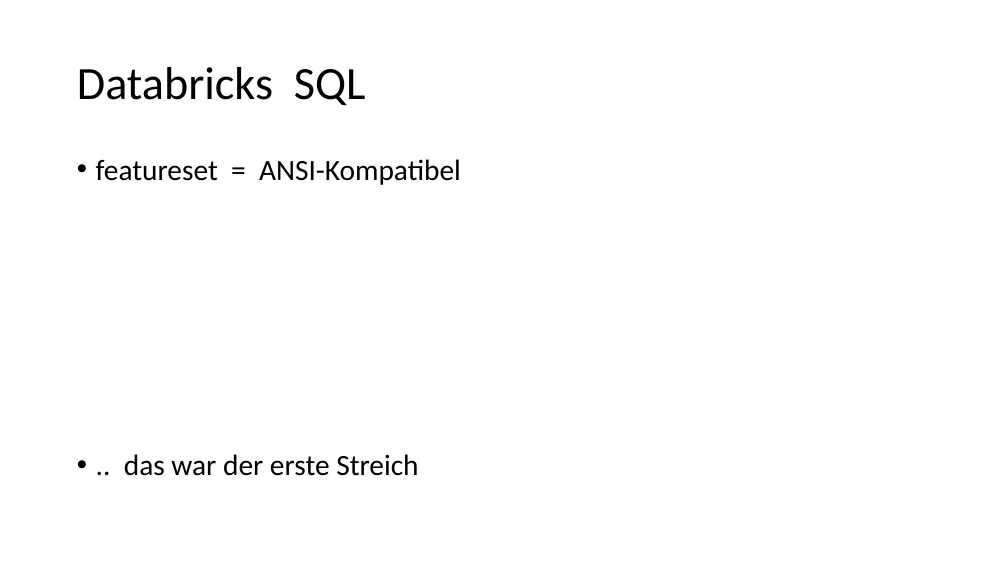
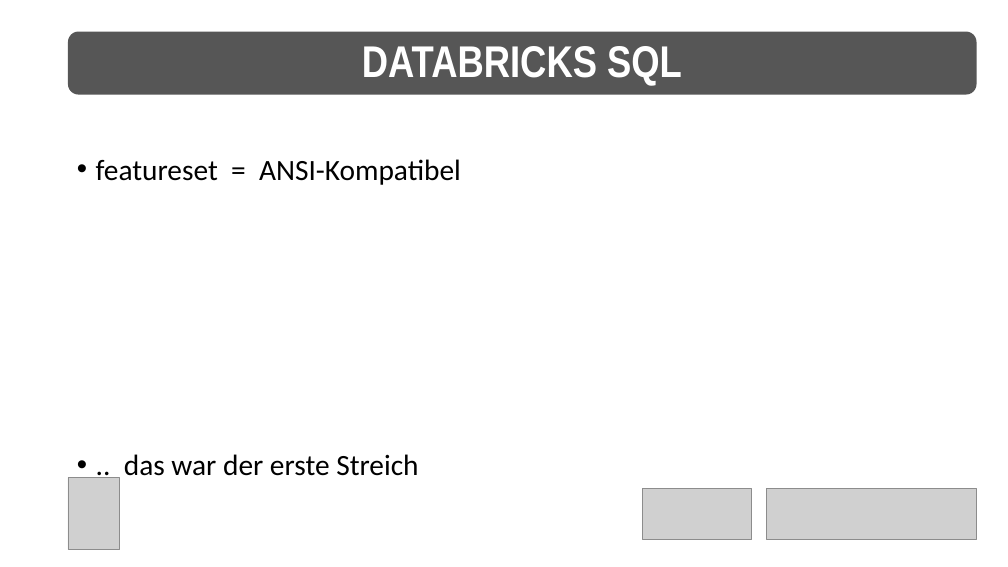
Before and after one commit to net-CDE/presentations, a slide deck: slide 21 of SQLKonferenz2023/mainContent_jul2023.pptx (slide 17 before the commit). Drawn at 1008x567 pixels with LibreOffice and Linux fonts; fonts in the diff are those of the drawing; grey boxes stand for pictures. Boxes give left, top, right and bottom in pixels: in the first picture for what was removed or moved away, otherwise in the second. Text is boxed around its words. In the diff, an @@ line names an element or a change of style, - is before the commit and + after.

```diff
--- a/SQLKonferenz2023/mainContent_jul2023.pptx
+++ b/SQLKonferenz2023/mainContent_jul2023.pptx
@@ rounded rectangle "DATABRICKS SQL" resized from (x1=77, y1=67, x2=366, y2=105) to (x1=68, y1=32, x2=977, y2=95) @@
@@ rounded rectangle "DATABRICKS SQL" at (x1=68, y1=32, x2=977, y2=95): fill none to #565656 @@
@@ text in rounded rectangle at (x1=362, y1=46, x2=682, y2=86): text changed; size 44 to 42.3 pt; font Calibri to Arial Narrow; text colour #000000 to #FFFFFF; bold on @@
-Databricks SQL
+DATABRICKS SQL
@@ picture added at (x1=68, y1=478, x2=119, y2=550) @@
@@ picture added at (x1=642, y1=488, x2=752, y2=540) @@
@@ picture added at (x1=767, y1=488, x2=977, y2=539) @@
```
Also in this commit, not shown: 12 other slides changed, 12 slides added, 7 slides removed, 3 other files.
